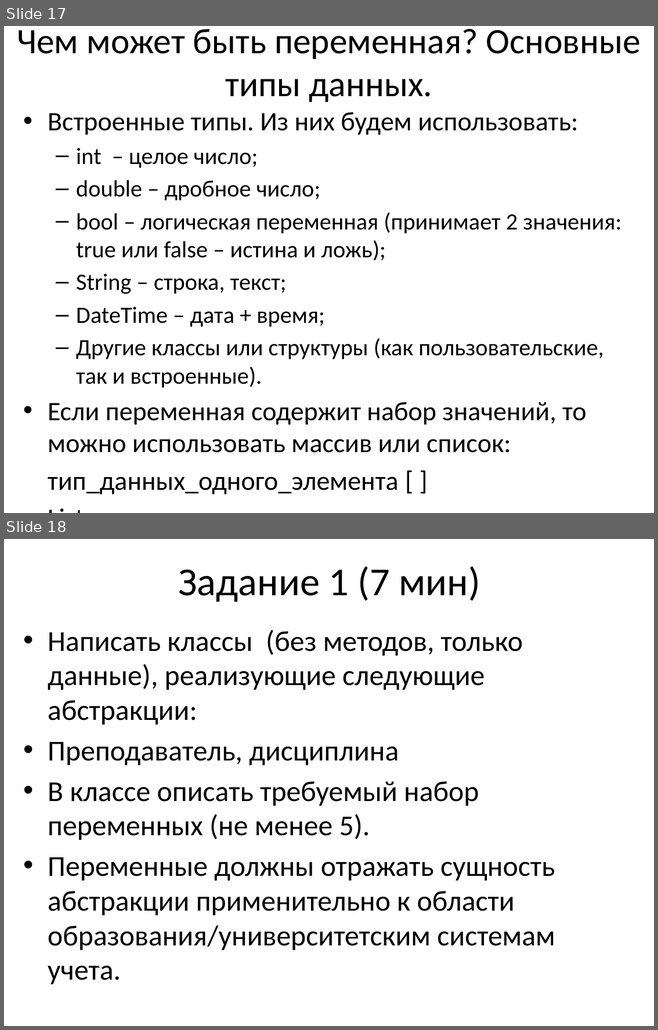
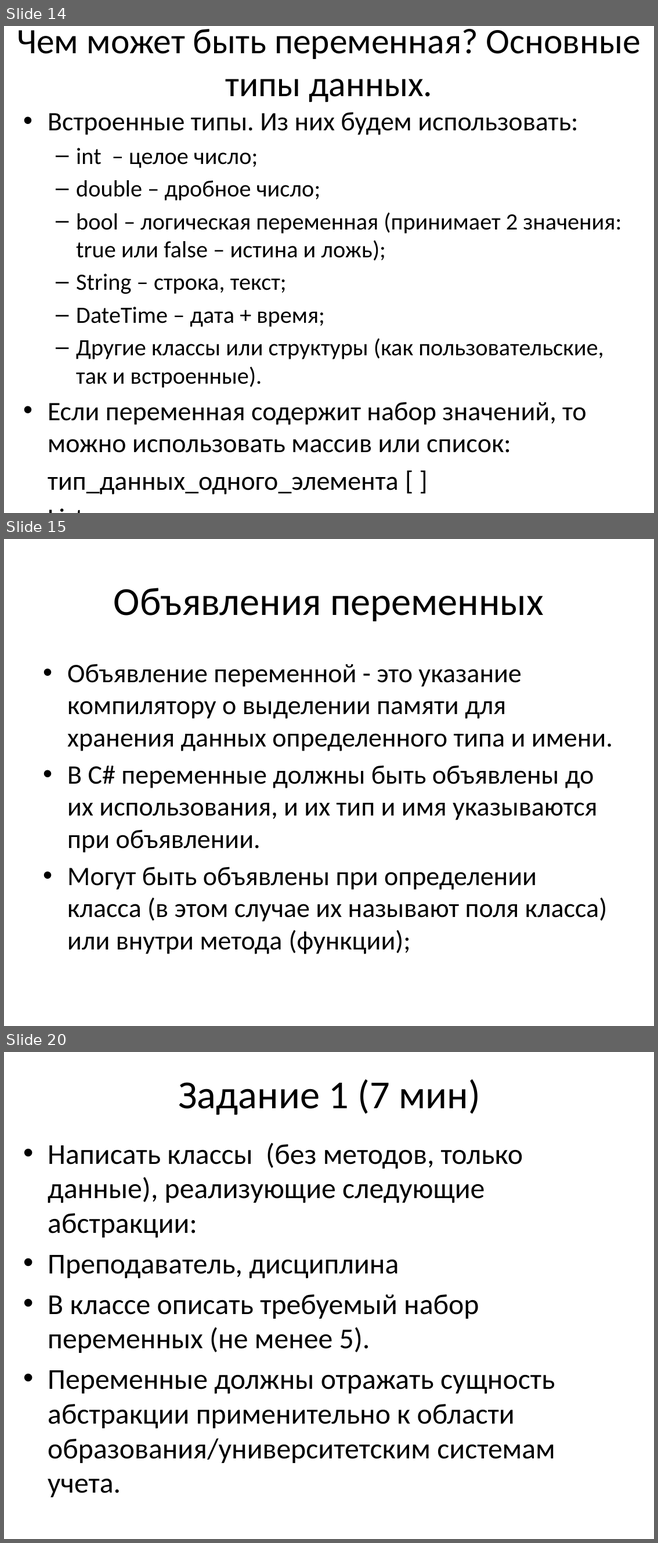
Before and after one commit to blockin90/lec_prog, a slide deck: Лекция 1 - ООП, модификатор доступа.pptx. Shown one above the other, each under a label of ours: slides 17 and 18 before the commit, slides 14, 15 and 20 after it; the slides between them are not shown. The pictures are 658x1030 and 658x1543 pixels, drawn with LibreOffice and Linux fonts; fonts in the diff are those of the drawing. Boxes give left, top, right and bottom in pixels: in the first picture for what was removed or moved away, otherwise in the second. Text is boxed around its words. In the diff, an @@ line names an element or a change of style, - is before the commit and + after.

```diff
--- a/Лекция 1 - ООП, модификатор доступа.pptx
+++ b/Лекция 1 - ООП, модификатор доступа.pptx
@@ slide 15 added at box(4, 539, 654, 1026), background #FFFFFF @@
@@ title added at box(114, 588, 543, 621), 44 pt, text #000000 @@
+Объявления переменных
@@ text added at box(67, 664, 612, 954), 29.6 pt, text #000000 @@
+• Объявление переменной - это указание компилятору о выделении памяти для хранения данных определенного типа и имени.
+• В C# переменные должны быть объявлены до их использования, и их тип и имя указываются при объявлении.
+• Могут быть объявлены при определении класса (в этом случае их называют поля класса) или внутри метода (функции);
@@ what was slide 17 is now slide 14 @@
@@ what was slide 18 is now slide 20 @@
```
Also in this commit, not shown: 8 slides changed, 6 other slides added, 3 slides removed, 3 other files.
